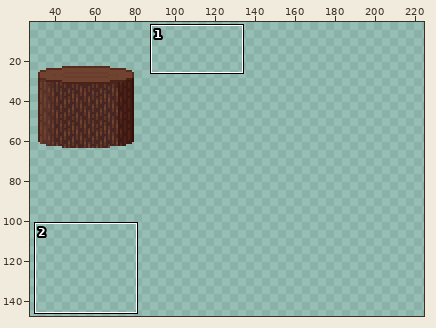
Pixel-art file, stored at assets/art/tileset/tree.aseprite. Above, an overview of the earlier version with the close-up marked.
Close-up. Before the edit:
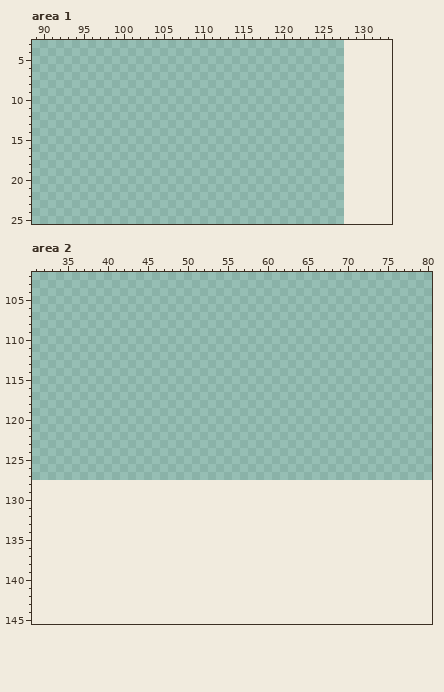
128x128 pixels, 1 frame. Colours within 5 levels of each other are drawn and written as one. Shown: area 1: x 89..133, y 3..25; area 2: x 31..80, y 102..145. The old version is drawn lined up with the new one, on the new canvas. The wide view leaves out empty margins. The commit also changed other parts of the picture, which this record leaves out.
Palette (. is transparent): 
Now the later version:
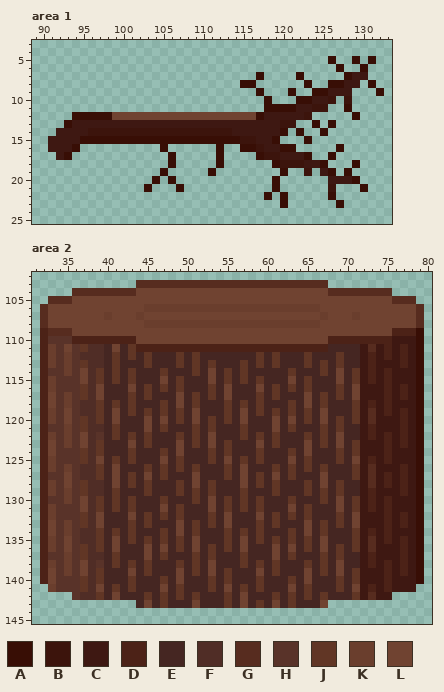
Colours new in this view: A #380e05  B #3c140c  C #3e1812  D #4c2217  E #452622  F #502d26  G #572c1f  H #593329  J #613625  K #6a3e2d  L #704331
What changed:
canvas 128x128 -> 256x256
Changed rows in their new state; - is an unchanged pixel.
Area 1:
first column x 91:
 5 -----------------------------------A--A-A-
 6 ------------------------------------A--A--
 7 --------------------------A----A-----ACC--
 8 ------------------------AA------A--AACC-A-
 9 --------------------------A---A--AACCC---A
10 ---------------------------A---AACCB-B----
11 ---------------------------AAAACCBB--A----
12 ---AAAAALLLLLLLLLLLLLLLLLLACCCCCB-----A---
13 --ACCCCCCCCCCCCCCCCCCCCCCCCCCBB--A-A------
14 -CCCCBBBBBBBBBBBBBBBBBBCCCCCCA-A--A-------
15 CCCCAAAAAAAAAAAAAAAAAAAABBCCA---A---------
16 CCCA----------A------A--AABCCAA-----A-----
17 -CA------------A-----A----ABBCCCA--A------
18 ---------------A-----A------ABBBCCA---A---
19 --------------A-----A--------A--B-CA-A----
20 -------------A-A------------A------CCCA---
21 ------------A---A-----------A------B---A--
22 ---------------------------A-A-----A------
23 -----------------------------A------A-----
Area 2:
first column x 32:
103 ------------GGGGGGGGGGGGGGGGGGGGGGGG------------
104 ----GGGGGGGGLLLLLLLLLLLLLLLLLLLLLLLLGGGGGGGG----
105 -GGGLLLLLLLLLLLLLLLLLLLLLLLLLLLLLLLLLLLLLLLLGGG-
106 GLLLLLLLLLLLLKKKKKKKKKKKKKKKKKKKKKKLLLLLLLLLLLLG
107 GLLLLLLLKLLLKLLLLLLLLLLLLLLLLLLLLLLKLLLKLLLLLLLG
108 GLLLLLLLLLLLLKKKKKKKKKKKKKKKKKKKKKKLLLLLLLLLLLLG
109 DGGGLLLLLLLLLLLLLLLLLLLLLLLLLLLLLLLLLLLLLLLLDDDA
110 DHHHDDDDDDDDLLLLLLLLLLLLLLLLLLLLLLLLDDDDDDDDCCCA
111 DKHLHJFFELEJDDDDDDDDDDDDDDDDDDDDDDDDEEEECGCDCDCA
112 DKHKHFFFEJEJEJEEEJEJEEEEEEEJEJEEEJEEEJEECDCDCDCA
113 DKHKHJFFEJEEEJEEEJEJEJEEEJEJEJEEEJEJEJEECDCCCDCA
114 DHHKHLFJEJEJEEEJEEEJELEJEJEEEEEJEEEJELEJCDCDCCCA
115 DKHHHLFJEJEJEEELEJEEELEJEJEJEEELEJEEELEJCDCDCCCA
116 DKHHHJFLEEELEJEJEJEEEJELEEELEJEJEJEEEJELCCCDCDCA
117 DLHKHJFLEEEJEJEEELEJEJELEEEJEJEEELEJEJELCCCDCDCA
118 DLHKHFFJEJEJEEEJELEJEEEJEJEJEEEJELEJEEEJCDCDCCCA
119 DKHLHFFJELEJEJEJEJELEEEJELEJEJEJEJELEEEJCGCDCDCA
120 DKHLHJFJELEEELELEJELEJEJELEEELELEJELEJEJCGCCCDCA
121 DHHKHJFFEJEEELEJEEEJEJEEEJEEELEJEEEJEJEECDCCCDCA
122 DKHKHLFHEJEJEJEEEJEJELEEEJEJEJEEEJEJELEECDCDCDCA
123 DLHKHLFJEEELEJEEELEJELEJEEELEJEEELEJELEJCCCDCDCA
124 DLHHHJFJEEEJEEEJELEEEJEJEEEJEEEJELEEEJEJCCCDCCCA
125 DKHHHJFLEJEJEEELEJEEEJELEJEJEEELEJEEEJELCDCDCCCA
126 DKHKHFFJELEEEJEJEJEJEEEJELEEEJEJEJEJEEEJCGCCCDCA
127 DHHLHFFJELEJELEJEEELEEEJELEJELEJEEELEEEJCGCDCDCA
128 DKHLHJFFELEJEJEEEJELEJEEELEJEJEEEJELEJEECGCDCDCA
129 DKHKHJFFEJEEEJEEEJEJEJEEEJEEEJEEEJEJEJEECDCCCDCA
130 DHHKHLFJEJEJEEEJEEEJELEJEJEJEEEJEEEJELEJCDCDCCCA
131 DKHHHLFJEJEJEEELEJEEELEJEJEJEEELEJEEELEJCDCDCCCA
132 DKHHHJFLEEELEJEJEJEEEJELEEELEJEJEJEEEJELCCCDCDCA
133 DLHKHJFLEEEJEJEEELEJEJELEEEJEJEEELEJEJELCCCDCDCA
134 DLHKHFFJEJEJEEEJELEJEEEJEJEJEEEJELEJEEEJCDCDCCCA
135 DKHLHFFJELEJEJEJEJELEEEJELEJEJEJEJELEEEJCGCDCDCA
136 DKHLHJFJELEEELELEJELEJEJELEEELELEJELEJEJCGCCCDCA
137 DHHKHJFFEJEEELEJEEEJEJEEEJEEELEJEEEJEJEECDCCCDCA
138 DKHKHLFHEJEJEJEEEJEJELEEEJEJEJEEEJEJELEECDCDCDCA
139 DLHKHLFJEEELEJEEELEJELEJEEELEJEEELEJELEJCCCDCDCA
140 DLHHHJFJEEEJEEEJELEEEJEJEEEJEEEJELEEEJEJCCCDCCCA
141 -KHHHJFLEJEJEEELEJEEEJELEJEJEEELEJEEEJELCDCDCCC-
142 ----HFFJELEEEJEJEJEJEEEJELEEEJEJEJEJEEEJCGCC----
143 ------------ELEJEEELEEEJELEJELEJEEEL------------
Changed places in both close-ups, as pixel boxes (x1, y1, x2, y2):
added: (48, 56, 384, 208)
added: (40, 280, 424, 608)
